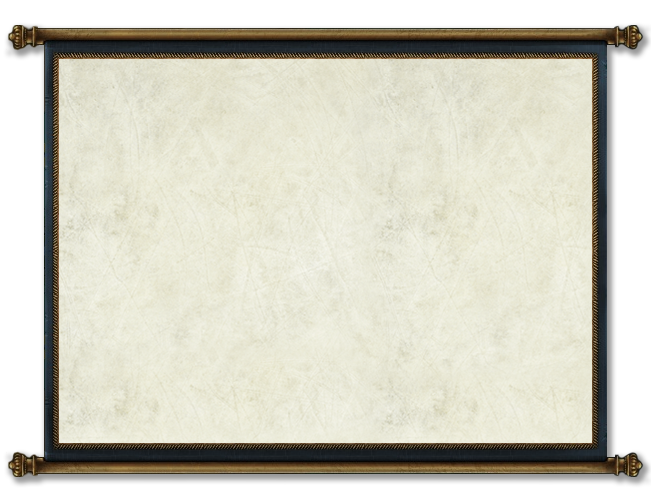
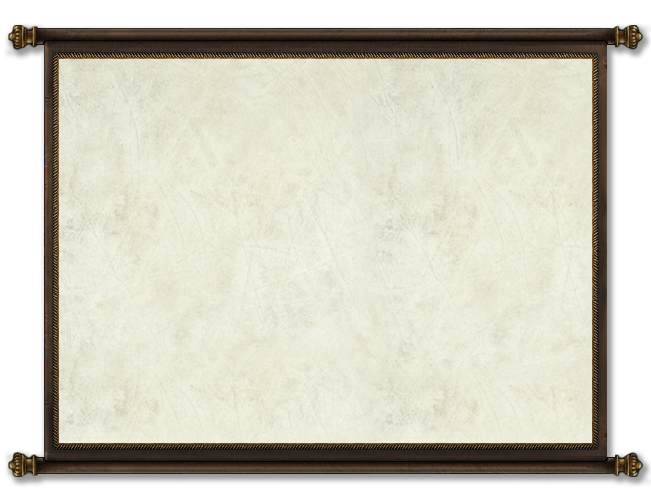
Revision of a layered 651 x 502 image; what changed, layer by layer:
pixels changed over left=36, top=28, right=615, bottom=474 (layer not identified)
